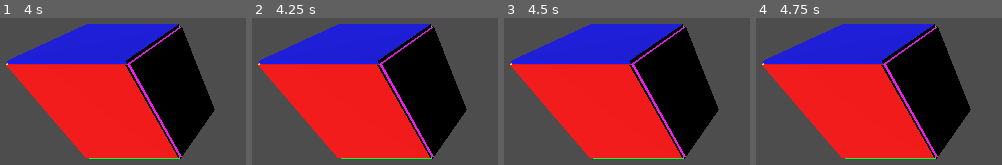
Above: before the commit, frames 1-4 (left to right).
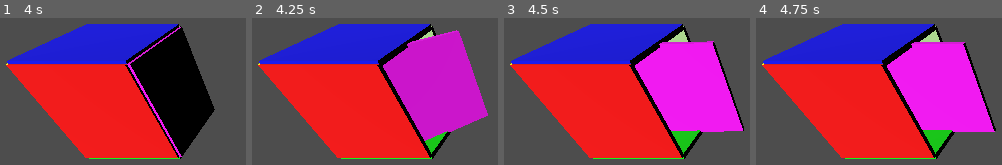
Above: after the commit, the same moments.

Repository: dissapointin/in_puzzle_game
Game: Godot game, scene res://scenes/game.tscn
Same seed, same stepped clock (60 frames per second), same inputs: the game is played once before the commit and once after it. This scene is started directly instead of the project's main scene.
Inputs:
- Up to frame 1 (4 s): tap Enter at 0.5, 2, 3.5 s; tap Space at 1.25, 2.75 s
- Up to frame 2 (4.25 s): no input
- Up to frame 3 (4.5 s): no input
- Up to frame 4 (4.75 s): no input

Frame 1 is identical in both runs. In frame 2, 21% of the frame differs, in the area x 51-96%, y 6-95%; in frame 3, 21%, in the area x 51-98%, y 6-95%; in frame 4, 21%.
Error before the commit: Parse Error: Expected end of statement after expression, found ":" instead. (res://scripts/test_script.gd:16)
Error after the commit: Out of bounds get index '0' (on base: 'Dictionary') (res://scripts/classes/cube.gd:17)

Commit message:
better structure

Diff:
--- a/scenes/game.tscn
+++ b/scenes/game.tscn
@@ -1,8 +1,8 @@
 [gd_scene load_steps=14 format=3 uid="uid://veow5v5pqju4"]
 
-[ext_resource type="Script" uid="uid://bi47c8ononqbm" path="res://scripts/classes/cube.gd" id="1_e2o6t"]
-[ext_resource type="Script" uid="uid://dy8pg21w3410p" path="res://scripts/test_script.gd" id="1_feb5d"]
-[ext_resource type="Script" uid="uid://8ap16csdw44s" path="res://scripts/classes/side.gd" id="2_feb5d"]
+[ext_resource type="Script" uid="uid://dy8pg21w3410p" path="res://scripts/test_script.gd" id="1_lnu2h"]
+[ext_resource type="Script" uid="uid://bi47c8ononqbm" path="res://scripts/classes/cube.gd" id="2_lbhrr"]
+[ext_resource type="Script" uid="uid://8ap16csdw44s" path="res://scripts/classes/side.gd" id="3_iywne"]
 
 [sub_resource type="PhysicsMaterial" id="PhysicsMaterial_mwb40"]
 
@@ -275,7 +275,3 @@
 mesh = SubResource("BoxMesh_e2o6t")
 skeleton = NodePath("../../../RigidBody3D")
 surface_material_override/0 = SubResource("ShaderMaterial_fc0e3")
-
-[node name="Side" type="Node3D" parent="Cube"]
-script = ExtResource("2_feb5d")
-metadata/_custom_type_script = "uid://8ap16csdw44s"
--- a/scripts/classes/cube.gd
+++ b/scripts/classes/cube.gd
@@ -2,17 +2,24 @@
 class_name Cube
 extends Node3D
 
+var sides: Dictionary = {}  # Dictionary[Side.SIDE, Side] in comment for clarity
 var is_rotating: bool = false
-# sides : Dictionary[Side] = {}
 
-func rotate_cube(side_node: Side, side: Side.SIDE) -> void:
+func set_side(side_node: Node3D, side_enum: Side.SIDE) -> void:
+	var s: Side = side_node
+	s.set_enum(side_enum, self)
+	sides[side_enum] = s
+
+func rotate_cube(side: Side.SIDE) -> void:
 	if is_rotating:
+		return
+
+	var side_node: Side = sides[side]
+
+	if not side_node:
+		printerr("side doesnt exist, define the side using Cube.set_side(Node3D, Side.SIDE)")
 		return
 
 	is_rotating = true
 	await side_node.rotate_side(90.0, 0.5)
 	is_rotating = false
-
-#func _init(sides Side[]) -> void:
-	#for side in sides:
-		#side
--- a/scripts/classes/side.gd
+++ b/scripts/classes/side.gd
@@ -5,8 +5,10 @@
 # side directions
 enum SIDE { TOP, BOTTOM, LEFT, RIGHT, FRONT, BACK }
 
+
 var side: SIDE
 var middle: Vector3 = Vector3.ZERO
+var cube_parent: Cube
 
 func _ready() -> void:
 	middle = get_current_middle() # sets th current middle
@@ -63,5 +65,6 @@
 
 	pivot.queue_free()
 
-func _init(s: SIDE) -> void:
+func set_enum(s: SIDE, c: Cube) -> void:
 	side = s
+	cube_parent = c
--- a/scripts/test_script.gd
+++ b/scripts/test_script.gd
@@ -6,30 +6,29 @@
 	await get_tree().create_timer(seconds).timeout
 
 func _ready() -> void:
-
-	#var bottom_side: Side = cube.get_node("Side_BOTTOM")
-	#var front_side: Side = cube.get_node("Side_FRONT")
-	#var back_side: Side = cube.get_node("Side_BACK")
-	#var left_side: Side = cube.get_node("Side_LEFT")
-	#var right_side: Side = cube.get_node("Side_RIGHT")
-
-	bottom_side: Side = cube.get_node("Side_BOTTOM")
+	cube.set_side(cube.get_node("Side_TOP"), Side.SIDE.BOTTOM)
+	cube.set_side(cube.get_node("Side_BOTTOM"), Side.SIDE.BOTTOM)
+	cube.set_side(cube.get_node("Side_FRONT"), Side.SIDE.BOTTOM)
+	cube.set_side(cube.get_node("Side_BACK"), Side.SIDE.BOTTOM)
+	cube.set_side(cube.get_node("Side_LEFT"), Side.SIDE.BOTTOM)
+	cube.set_side(cube.get_node("Side_RIGHT"), Side.SIDE.BOTTOM)
+	print("s")
 
 	await wait(2)
 	print("top")
-	cube.rotate_cube(top_side, Side.SIDE.TOP)
+	cube.rotate_cube(Side.SIDE.TOP)
 	await wait(2)
 	print("bot")
-	cube.rotate_cube(bottom_side, Side.SIDE.BOTTOM)
+	cube.rotate_cube(Side.SIDE.BOTTOM)
 	await wait(2)
 	print("fro")
-	cube.rotate_cube(front_side, Side.SIDE.FRONT)
+	cube.rotate_cube(Side.SIDE.FRONT)
 	await wait(2)
 	print("bac")
-	cube.rotate_cube(back_side, Side.SIDE.BACK)
+	cube.rotate_cube(Side.SIDE.BACK)
 	await wait(2)
 	print("lef")
-	cube.rotate_cube(left_side, Side.SIDE.LEFT)
+	cube.rotate_cube(Side.SIDE.LEFT)
 	await wait(2)
 	print("rig")
-	cube.rotate_cube(right_side, Side.SIDE.RIGHT)
+	cube.rotate_cube(Side.SIDE.RIGHT)
Not shown: 7 places in scenes/game.tscn that only renumber resources
